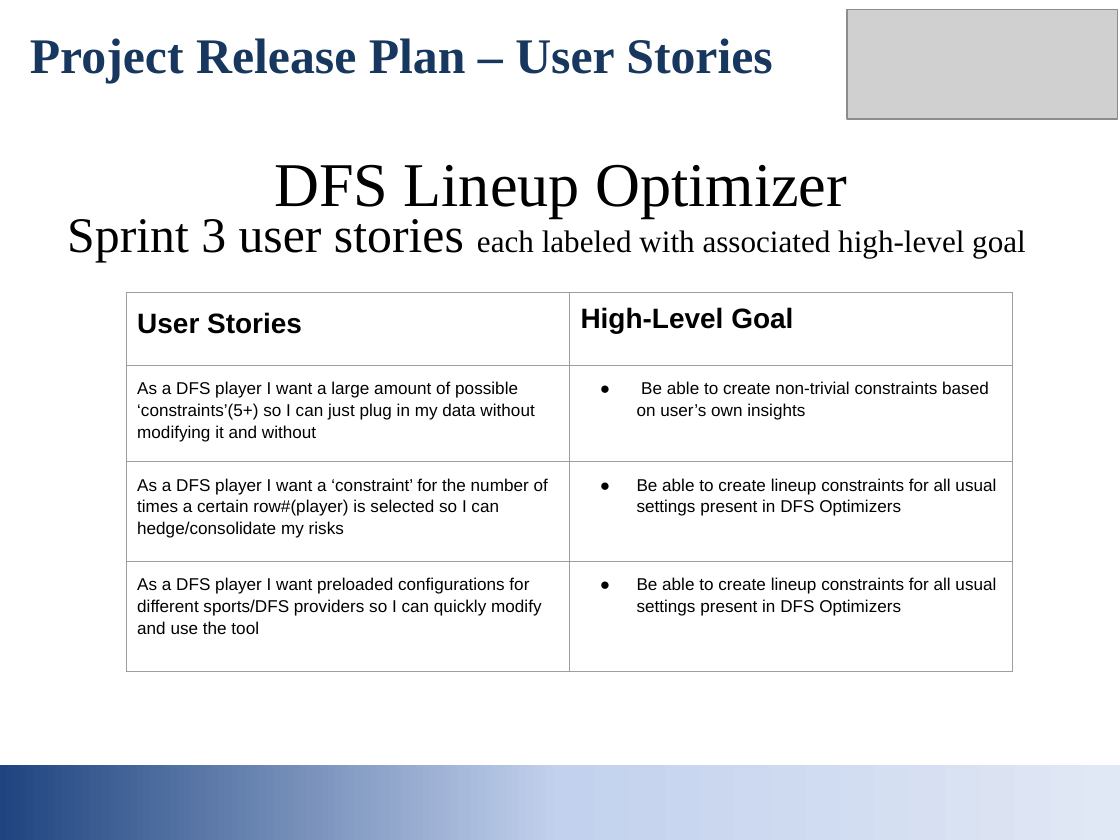
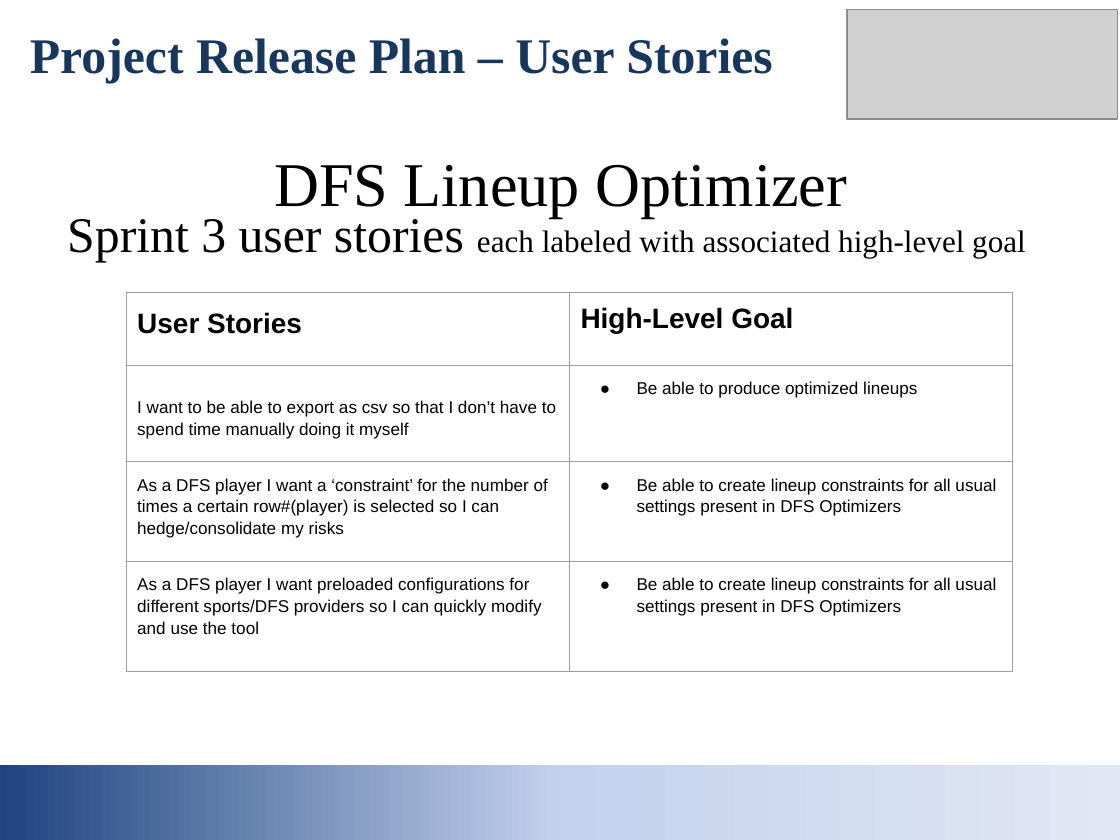
Before and after one commit to gautam0826/DFS-Optimizer, a slide deck: slide 5 of Project Release Plan.pptx. Drawn at 1120x840 pixels with LibreOffice and Linux fonts; fonts in the diff are those of the drawing; grey boxes stand for pictures. Boxes give left, top, right and bottom in pixels: in the first picture for what was removed or moved away, otherwise in the second. Text is boxed around its words. In the diff, an @@ line names an element or a change of style, - is before the commit and + after.

```diff
--- a/Project Release Plan.pptx
+++ b/Project Release Plan.pptx
@@ table at box(125, 292, 1012, 660) @@
-row 2, column 1: As a DFS player I want a large amount of possible ‘constraints’(5+) so I can just plug in my data without modifying it and without
+row 2, column 1: I want to be able to export as csv so that I don’t have to spend time manually doing it myself
-row 2, column 2: Be able to create non-trivial constraints based on user’s own insights
+row 2, column 2: Be able to produce optimized lineups
```
Also in this commit, not shown: 1 other slide changed, 1 other file.
